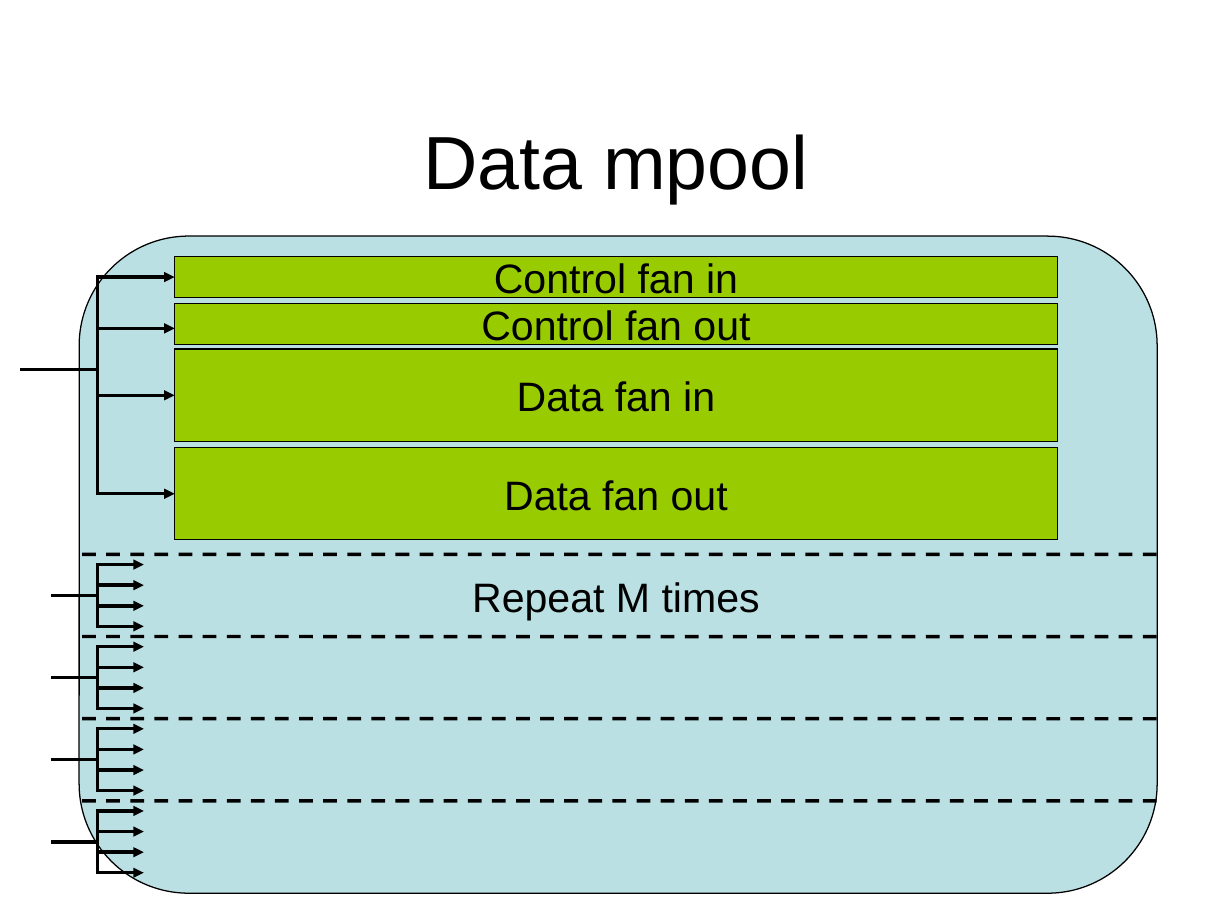
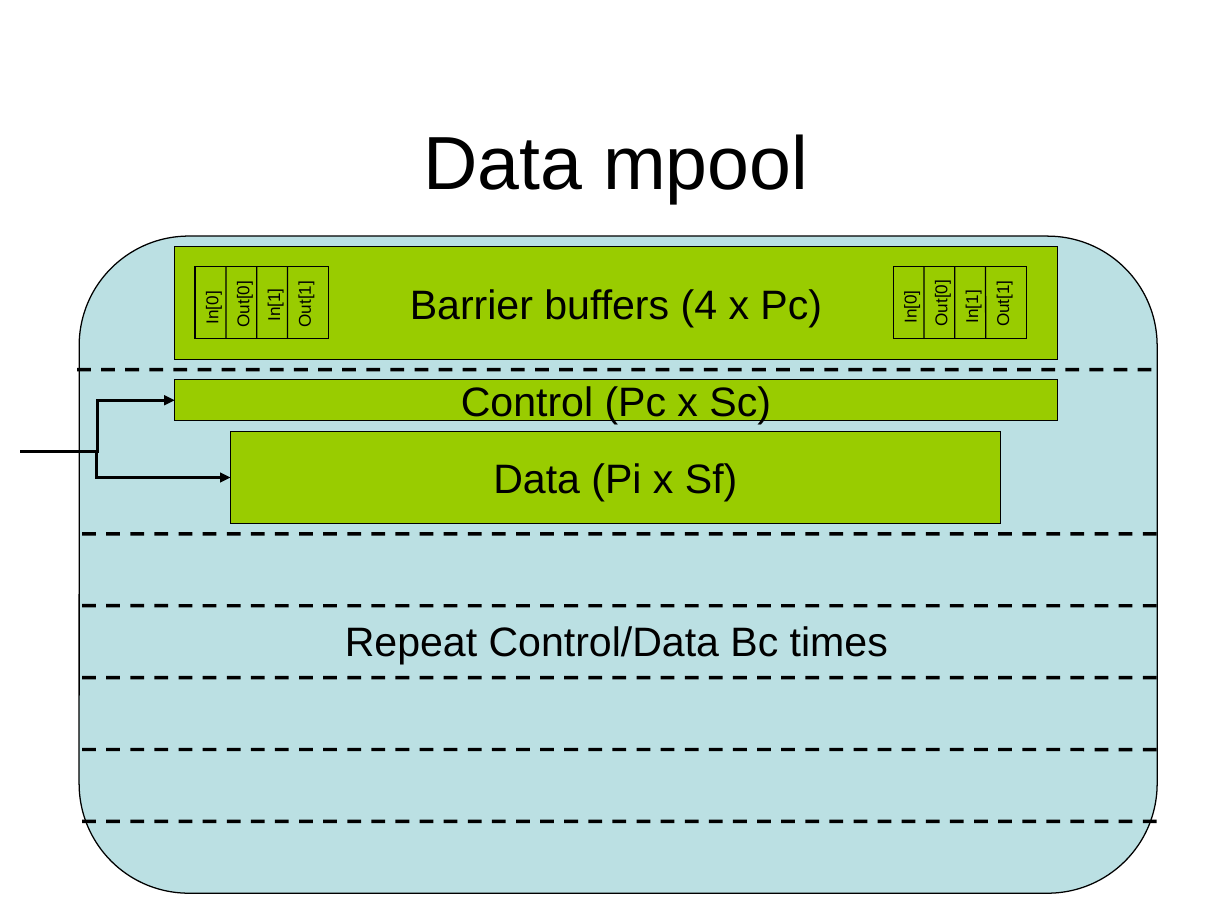
Before and after one commit to open-mpi/ompi, a slide deck: slide 8 of ompi/mca/coll/sm/memory-layout.ppt. Drawn at 1232x924 pixels with LibreOffice and Linux fonts; fonts in the diff are those of the drawing. Boxes give left, top, right and bottom in pixels: in the first picture for what was removed or moved away, otherwise in the second. Text is boxed around its words. In the diff, an @@ line names an element or a change of style, - is before the commit and + after.

Commit message:
Update data structures
This commit was SVN r7150.

```diff
--- a/ompi/mca/coll/sm/memory-layout.ppt
+++ b/ompi/mca/coll/sm/memory-layout.ppt
@@ rectangle removed at bbox=[175, 256, 1058, 297] @@
-Control fan in
@@ rectangle added at bbox=[175, 246, 1058, 360], fill #99CC00, outline #000000 0.74 pt, 24 pt, text #000000 @@
+Barrier buffers (4 x Pc)
@@ elbow arrow removed from (21, 370) to (175, 277) @@
@@ group added at bbox=[195, 267, 328, 339]: 4 texts, 3 lines, 1 rectangle @@
+In[0]
+Out[0]
+Out[1]
+In[1]
@@ group added at bbox=[893, 267, 1026, 339]: 4 texts, 3 lines, 1 rectangle @@
+In[0]
+Out[0]
+Out[1]
+In[1]
@@ elbow arrow removed from (21, 370) to (175, 329) @@
@@ rectangle removed at bbox=[175, 303, 1058, 344] @@
-Control fan out
@@ rectangle removed at bbox=[175, 349, 1058, 441] @@
-Data fan in
@@ line added from (78, 370) to (1156, 370), #000000 2.01 pt dashed @@
@@ rectangle added at bbox=[175, 379, 1058, 420], fill #99CC00, outline #000000 0.74 pt, 24 pt, text #000000 @@
+Control (Pc x Sc)
@@ elbow arrow moved from (21, 370) - (175, 494) to (21, 452) - (175, 400) @@
@@ rectangle "Data (Pi x Sf)": place and size @@
-rectangle "Data (Pi x Sf)" at bbox=[175, 447, 1058, 540]
+rectangle "Data (Pi x Sf)" at bbox=[230, 431, 1000, 524]
@@ elbow arrow moved from (21, 370) - (175, 395) to (76, 452) - (230, 478) @@
@@ text in rectangle at bbox=[493, 463, 737, 502]: text changed @@
-Data fan out
+Data (Pi x Sf)
@@ line moved from (83, 554) - (1161, 554) to (83, 533) - (1161, 533) @@
@@ group removed at bbox=[52, 564, 144, 626]: 4 elbow arrows @@
@@ line moved from (83, 637) - (1161, 637) to (83, 606) - (1161, 606) @@
@@ text at bbox=[345, 626, 888, 664]: text changed @@
-Repeat M times
+Repeat Control/Data Bc times
@@ group removed at bbox=[52, 647, 144, 708]: 4 elbow arrows @@
@@ line added from (83, 678) to (1161, 678), #000000 2.01 pt dashed @@
@@ line moved from (83, 718) - (1161, 718) to (83, 749) - (1161, 749) @@
@@ group removed at bbox=[52, 729, 144, 791]: 4 elbow arrows @@
@@ line moved from (83, 801) - (1161, 801) to (83, 822) - (1161, 822) @@
@@ group removed at bbox=[52, 811, 144, 872]: 4 elbow arrows @@
```
Also in this commit, not shown: 5 other slides changed, 1 slide added, 1 slide removed.
